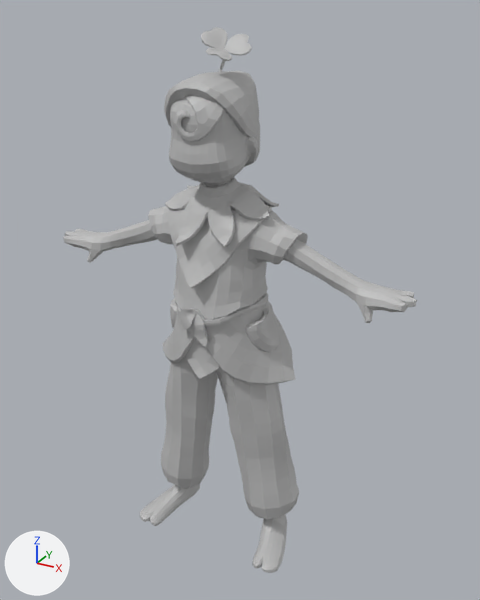
An edit to the FBX model BloomKeeper/Assets/Meshes/Characters/Player_Character/Character_Walk_Left.fbx, drawn before and after from the same camera.
Both versions are drawn from a 50 mm camera at (0.0458, -0.0779, 0.0806) aimed at (0.0015, 0.0027, 0.0404). Arrows for +X, +Y and +Z are at lower left; the lights stay in place. Where no turn or scale is listed for an object, it has been applied to the vertices.

The first picture shows 'Character:Mesh'.
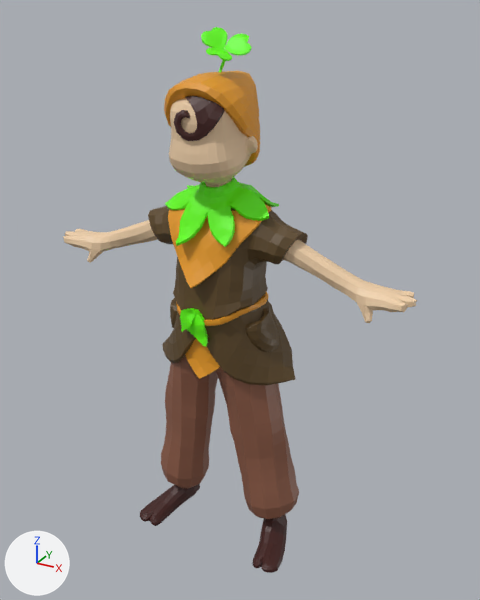
Location of each change, [x1, y1, x2, y2] in pixels of the pictures (480 x 600 px):
part 1 of me_mesh, recoloured (grey to orange): [164, 71, 272, 379] in both
part 2 of me_mesh, recoloured (grey to brown): [140, 484, 200, 526] in both
part 3 of me_mesh, recoloured (grey to brown): [252, 515, 287, 573] in both
part 4 of me_mesh, recoloured (grey to brown): [174, 96, 225, 141] in both
part 5 of me_mesh, recoloured (grey to beige): [63, 99, 417, 323] in both
part 6 of me_mesh, recoloured (grey to brown): [161, 355, 299, 519] in both
part 7 of me_mesh, recoloured (grey to green): [165, 177, 279, 247] in both
part 8 of me_mesh, recoloured (grey to green): [201, 27, 252, 72] in both
part 9 of me_mesh, recoloured (grey to green): [180, 308, 208, 347] in both
part 10 of me_mesh, recoloured (grey to brown): [148, 206, 308, 385] in both

Patch to the scene script:
```diff
--- a/BloomKeeper/Assets/Meshes/Characters/Player_Character/Character_Walk_Left.fbx.py
+++ b/BloomKeeper/Assets/Meshes/Characters/Player_Character/Character_Walk_Left.fbx.py
@@ mat_character_skin @@
+mat_character_skin = principled_material('Character:Skin')
+mat_character_skin.base_color = (0.861, 0.627, 0.398)  # beige #efcfa9
@@ mat_character_greens @@
+mat_character_greens = principled_material('Character:Greens')
+mat_character_greens.base_color = (0.123, 1.0, 0.0)  # green #62ff00
@@ mat_character_tunic @@
+mat_character_tunic = principled_material('Character:Tunic')
+mat_character_tunic.base_color = (0.107, 0.0612, 0.0167)  # brown #5c4623
@@ mat_character_pants @@
+mat_character_pants = principled_material('Character:Pants')
+mat_character_pants.base_color = (0.272, 0.109, 0.064)  # brown #8e5d48
@@ mat_character_shoes @@
+mat_character_shoes = principled_material('Character:Shoes')
+mat_character_shoes.base_color = (0.0523, 0.0094, 0.0071)  # dark red #411814
@@ mat_character_hat @@
+mat_character_hat = principled_material('Character:Hat')
+mat_character_hat.base_color = (0.814, 0.332, 0.0159)  # orange #e99c22
@@ me_mesh @@
 me_mesh.from_pydata(...)  # 4935 vertices, 4833 faces; spans x -0.0285..0.0285, y -0.008..0.0103, z -0.0003..0.0784
 # used by ob_character_mesh; location = (0.0, 0.0, 0.0)
+# me_mesh part 1: 870 of the faces centred in x -0.0077..0.0074, y -0.0076..0.007, z 0.0315..0.0731 switch from mat_lambert1 (grey #bcbcbc) to mat_character_hat (orange #e99c22)
+# me_mesh part 2: 134 of the faces centred in x -0.0131..-0.007, y -0.0077..0.0042, z -0.0003..0.0051 switch from mat_lambert1 (grey #bcbcbc) to mat_character_shoes (dark red #411814)
+# me_mesh part 3: 134 of the faces centred in x 0.007..0.0131, y -0.0077..0.0042, z -0.0003..0.0051 switch from mat_lambert1 (grey #bcbcbc) to mat_character_shoes (dark red #411814)
+# me_mesh part 4: 86 of the faces centred in x -0.0025..0.004, y -0.0079..-0.004, z 0.0656..0.0722 switch from mat_lambert1 (grey #bcbcbc) to mat_character_shoes (dark red #411814)
+# me_mesh part 5: 816 of the faces centred in x -0.0285..0.0285, y -0.0075..0.0052, z 0.0436..0.0724 switch from mat_lambert1 (grey #bcbcbc) to mat_character_skin (beige #efcfa9)
+# me_mesh part 6: 434 of the faces centred in x -0.0125..0.0125, y -0.0051..0.0059, z 0.0045..0.0368 switch from mat_lambert1 (grey #bcbcbc) to mat_character_pants (brown #8e5d48)
+# me_mesh part 7: 564 of the faces centred in x -0.0077..0.0081, y -0.0071..0.0063, z 0.0513..0.0594 switch from mat_lambert1 (grey #bcbcbc) to mat_character_greens (green #62ff00)
+# me_mesh part 8: 353 of the faces centred in x -0.0017..0.0045, y -0.004..0.0013, z 0.0724..0.0783 switch from mat_lambert1 (grey #bcbcbc) to mat_character_greens (green #62ff00)
+# me_mesh part 9: 250 of the faces centred in x -0.0026..0.0017, y -0.008..-0.0066, z 0.0372..0.0422 switch from mat_lambert1 (grey #bcbcbc) to mat_character_greens (green #62ff00)
+# me_mesh part 10: 911 of the faces centred in x -0.0118..0.0118, y -0.0067..0.0094, z 0.0304..0.0569 switch from mat_lambert1 (grey #bcbcbc) to mat_character_tunic (brown #5c4623)
```
